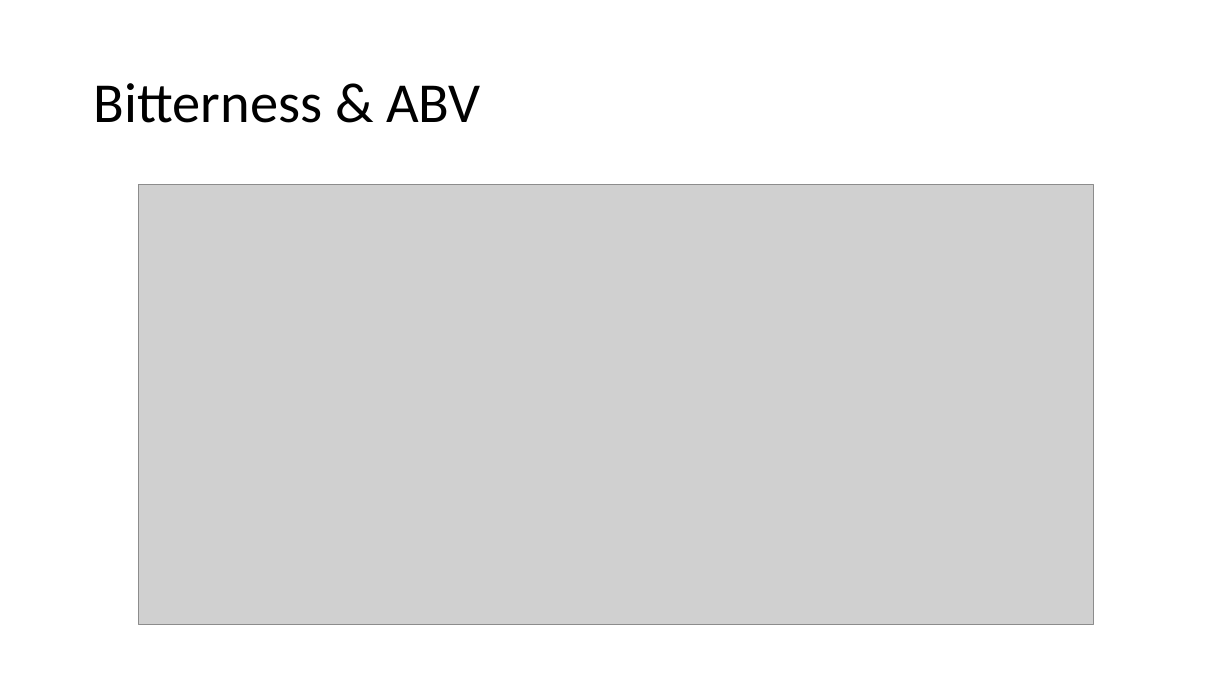
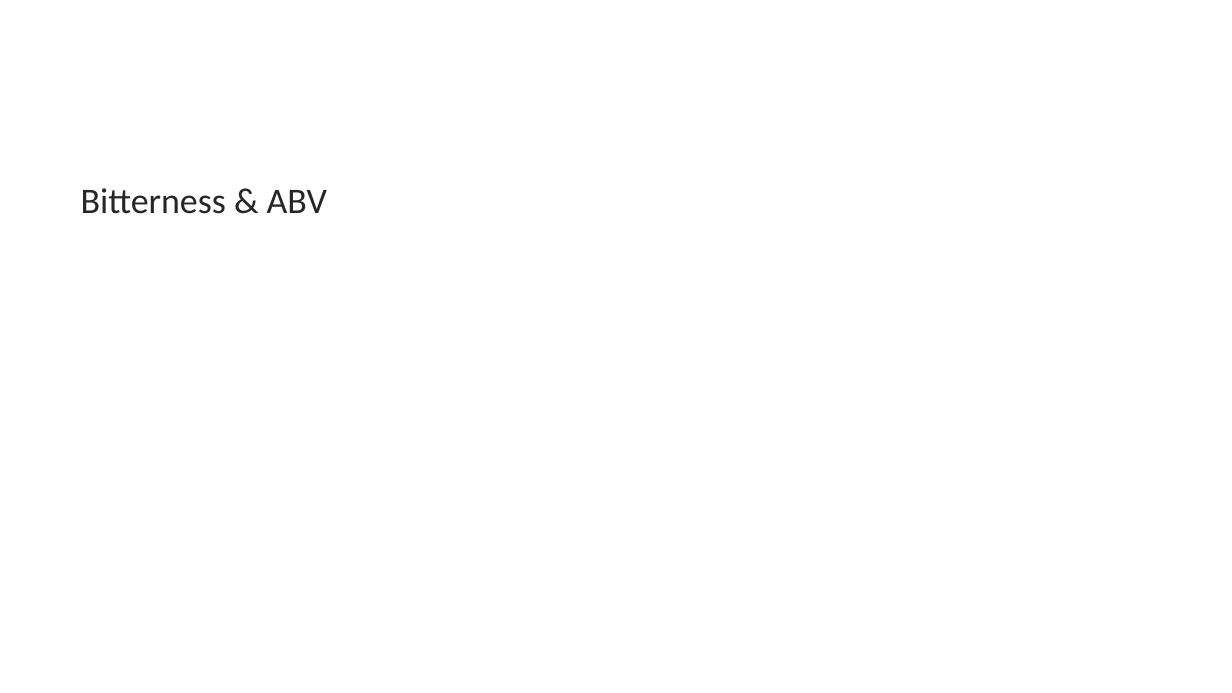
Before and after one commit to nelson4401/Craft_Beers_and_Breweries, a slide deck: slide 9 of EDA_Beer_and_Brews-Case_Study1.pptx (slide 8 before the commit). Drawn at 1232x693 pixels with LibreOffice and Linux fonts; fonts in the diff are those of the drawing; grey boxes stand for pictures; background and template pictures are left out. Boxes give left, top, right and bottom in pixels: in the first picture for what was removed or moved away, otherwise in the second. Text is boxed around its words. In the diff, an @@ line names an element or a change of style, - is before the commit and + after.

```diff
--- a/EDA_Beer_and_Brews-Case_Study1.pptx
+++ b/EDA_Beer_and_Brews-Case_Study1.pptx
@@ title "Bitterness & ABV": place and size @@
-title "Bitterness & ABV" at [94,83,481,123]
+title "Bitterness & ABV" at [65,65,343,338]
@@ title "Bitterness & ABV" at [65,65,343,338]: size 44 to 28 pt, text colour #000000 to #262626; alignment left to centre; fill none to #FFFFFF; outline none to #FFFFFF 13.75 pt @@
@@ picture removed at [139,185,1093,625] @@
```
Also in this commit, not shown: 5 other slides changed, 3 slides added, 2 slides removed.
